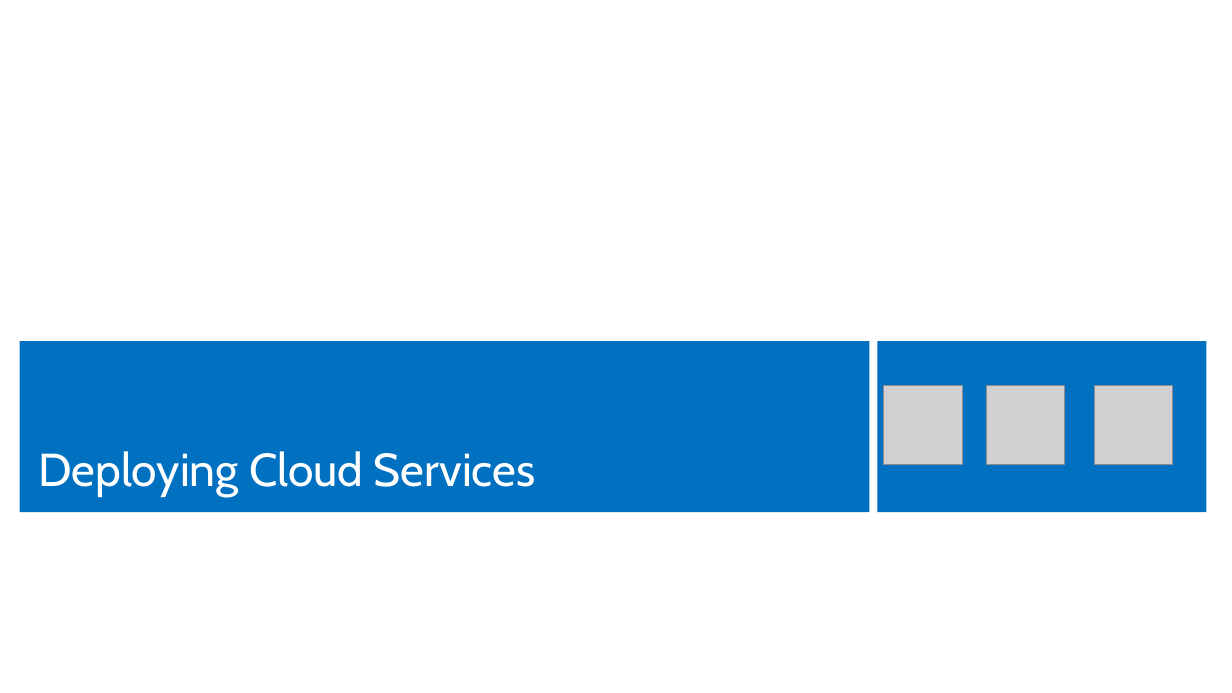
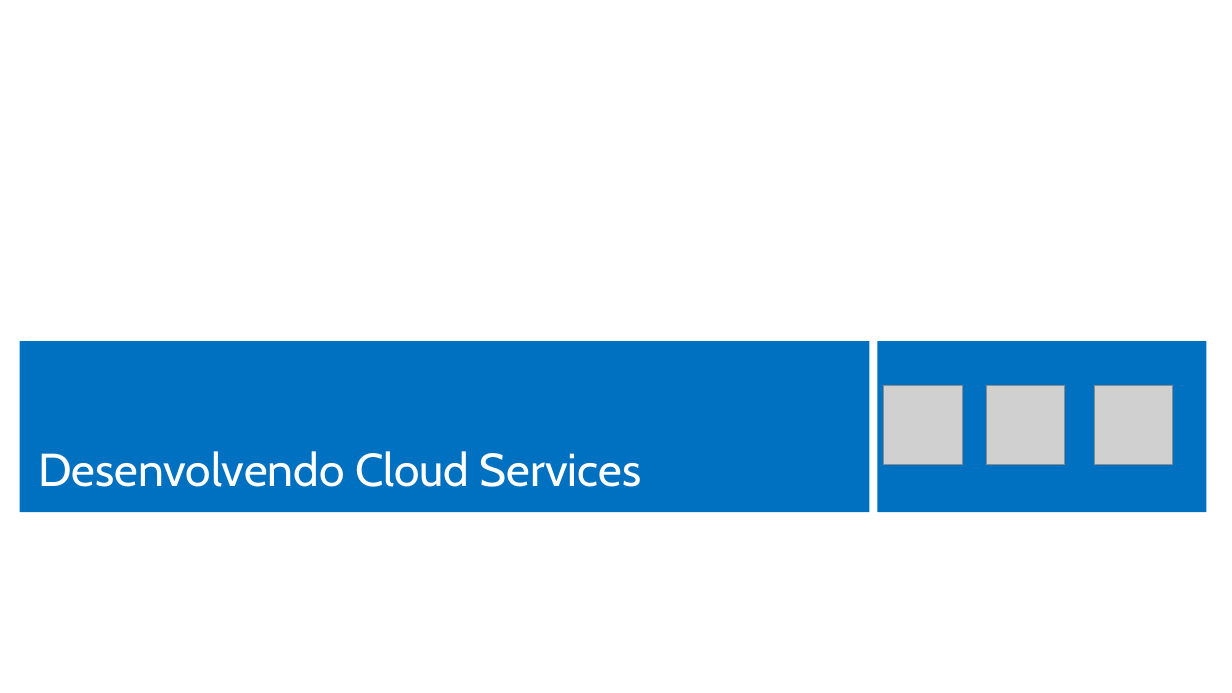
Before and after one commit to Evilazaro/MCSDAzureTraining, a slide deck: slide 29 of Design and Implement Cloud Services/Design and Implement Cloud Services.pptx (slide 30 before the commit). Drawn at 1232x693 pixels with LibreOffice and Linux fonts; fonts in the diff are those of the drawing; grey boxes stand for pictures. Boxes give left, top, right and bottom in pixels: in the first picture for what was removed or moved away, otherwise in the second. Text is boxed around its words. In the diff, an @@ line names an element or a change of style, - is before the commit and + after.

Commit message:
Tradução Arquitetura do Cloud Service

```diff
--- a/Design and Implement Cloud Services/Design and Implement Cloud Services.pptx
+++ b/Design and Implement Cloud Services/Design and Implement Cloud Services.pptx
@@ text at bbox=[39, 451, 641, 487]: text changed @@
-Deploying Cloud Services
+Desenvolvendo Cloud Services
```
Also in this commit, not shown: 21 other slides changed, 1 slide added, 2 slides removed.
